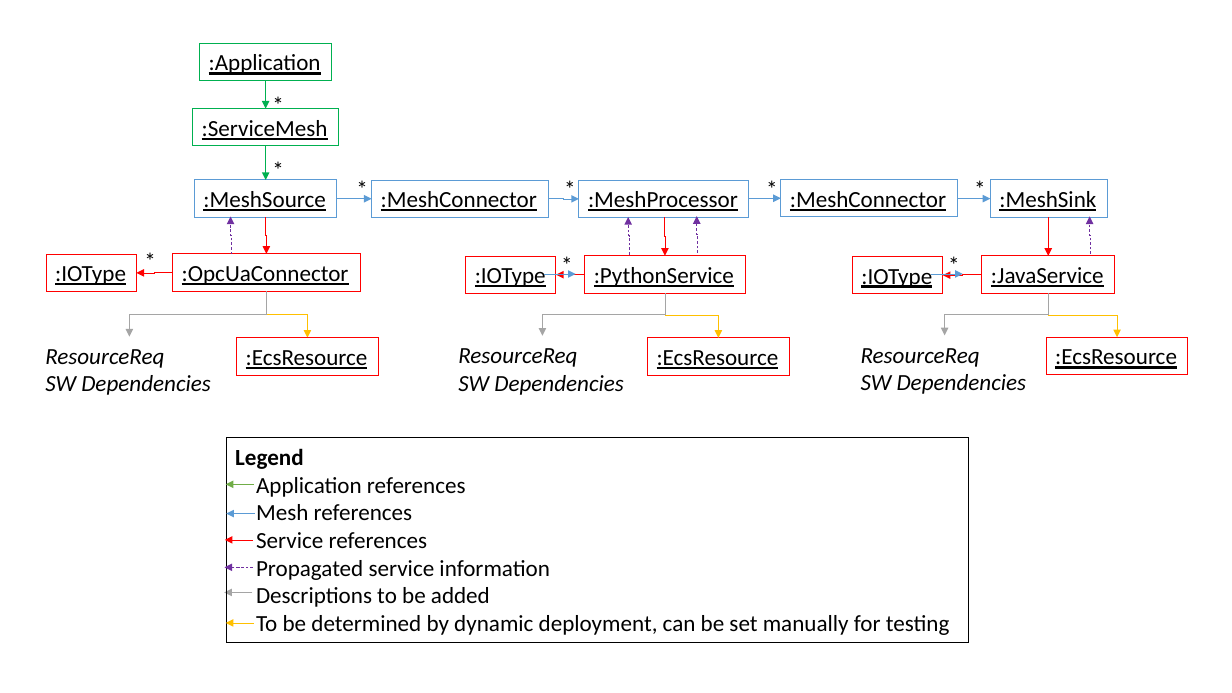
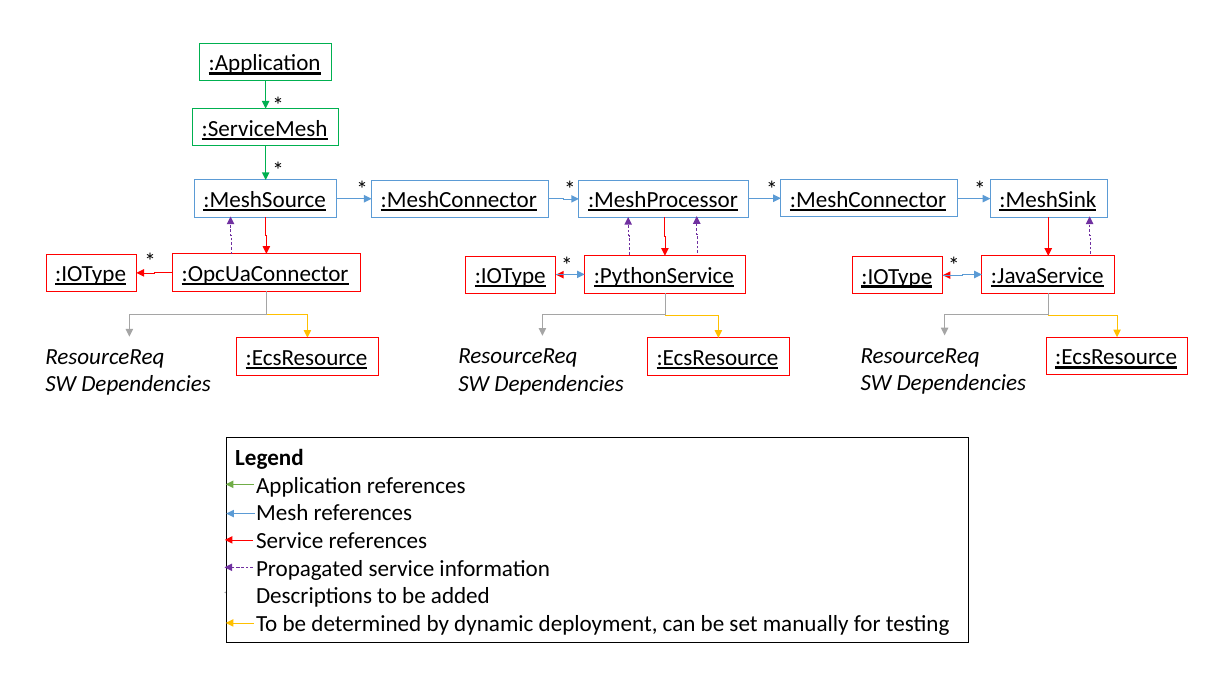
Before and after one commit to iip-ecosphere/platform, a slide deck: slide 18 of platform/documentation/src/HandbookFigures.pptx (slide 16 before the commit). Drawn at 1232x693 pixels with LibreOffice and Linux fonts; fonts in the diff are those of the drawing. Boxes give left, top, right and bottom in pixels: in the first picture for what was removed or moved away, otherwise in the second. Text is boxed around its words. In the diff, an @@ line names an element or a change of style, - is before the commit and + after.

```diff
--- a/platform/documentation/src/HandbookFigures.pptx
+++ b/platform/documentation/src/HandbookFigures.pptx
@@ elbow arrow moved from (544, 274) - (576, 274) to (556, 274) - (585, 274) @@
@@ elbow arrow moved from (931, 274) - (963, 274) to (943, 275) - (982, 274) @@
@@ fill none to #FFFFFF in 5 elements at (x1=585, y1=256, x2=746, y2=293), (x1=982, y1=256, x2=1116, y2=293), (x1=466, y1=256, x2=556, y2=293), (x1=852, y1=257, x2=943, y2=294), (x1=226, y1=438, x2=970, y2=643) @@
```
Also in this commit, not shown: 4 other slides changed, 2 slides added, 7 other files.
